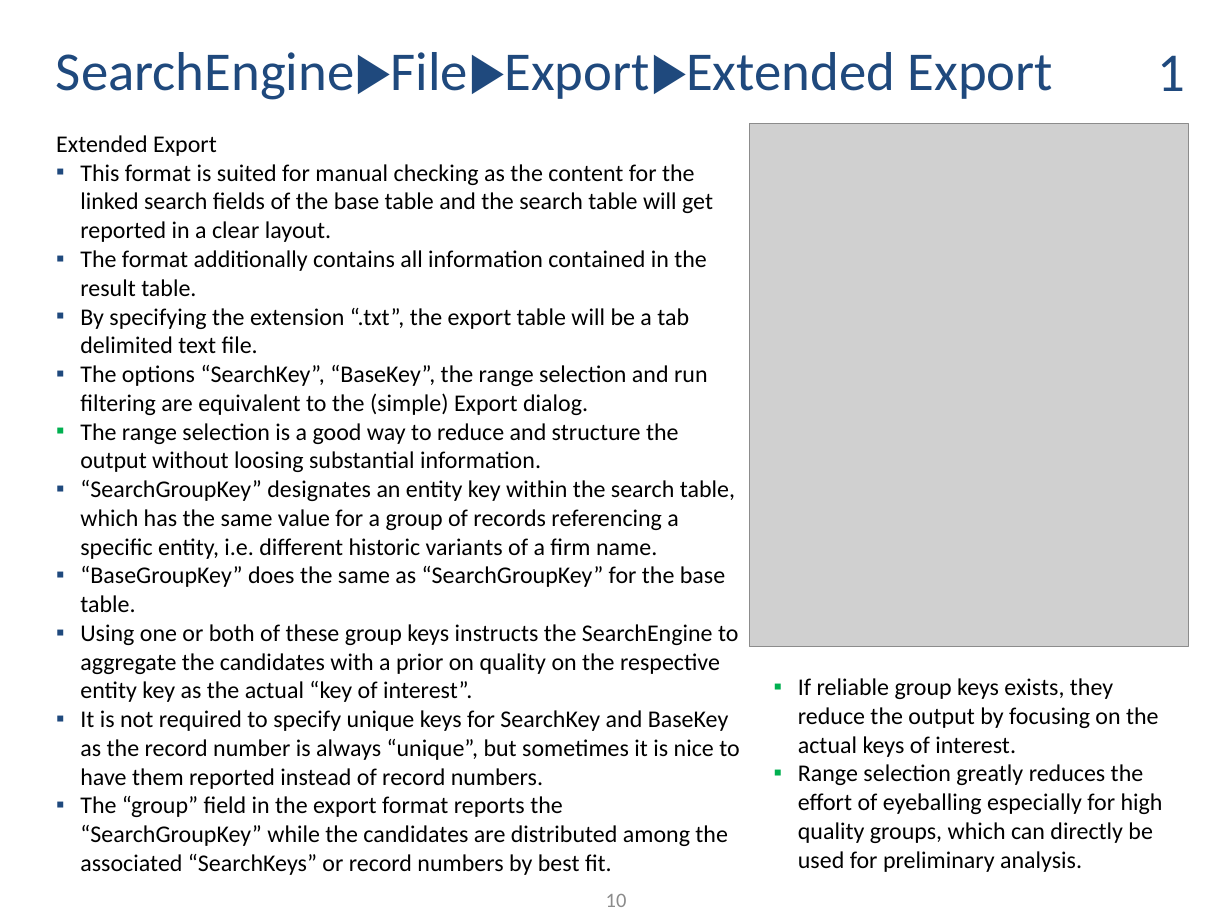
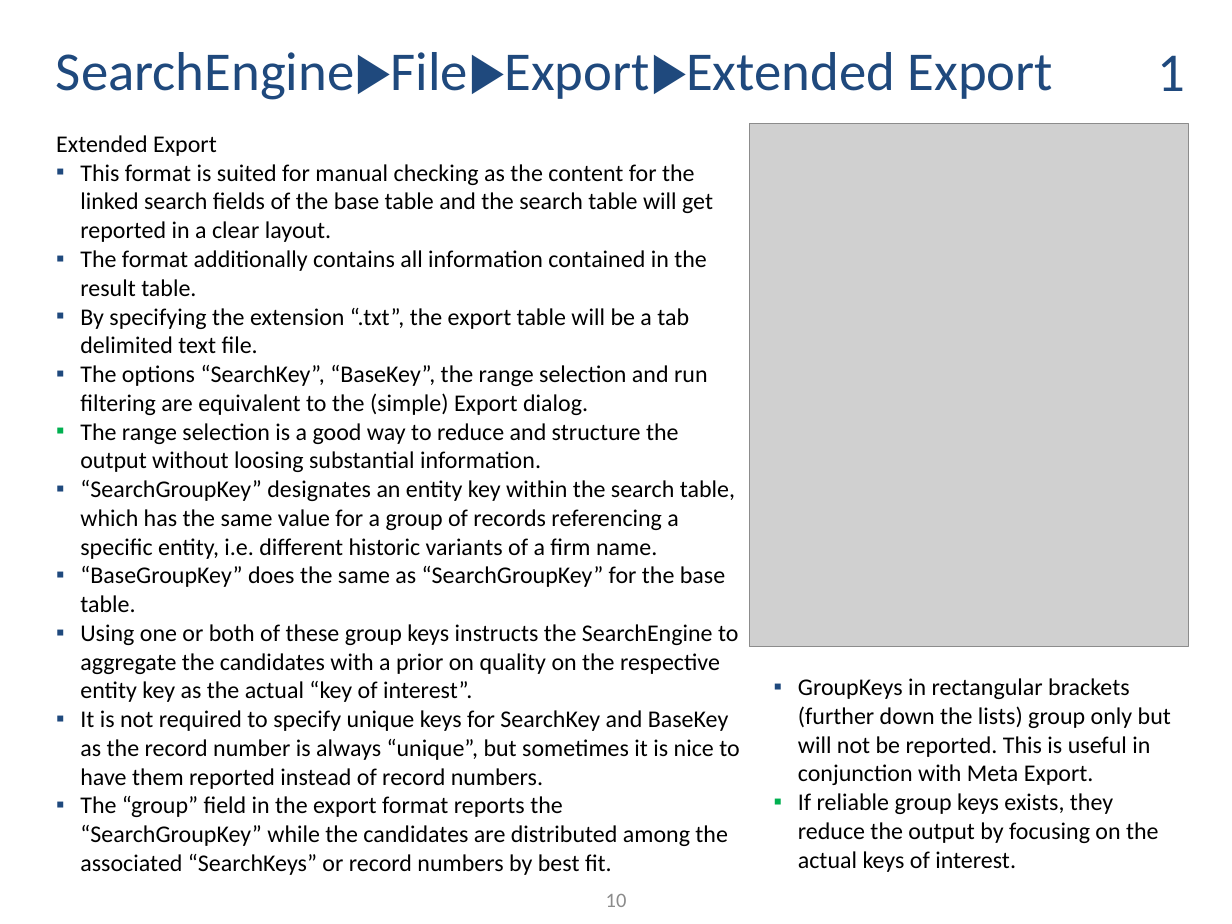
Before and after one commit to ThorstenDoherr/searchengine, a slide deck: slide 10 of doc/Manual.pptx. Drawn at 1232x924 pixels with LibreOffice and Linux fonts; fonts in the diff are those of the drawing; grey boxes stand for pictures. Boxes give left, top, right and bottom in pixels: in the first picture for what was removed or moved away, otherwise in the second. Text is boxed around its words. In the diff, an @@ line names an element or a change of style, - is before the commit and + after.

```diff
--- a/doc/Manual.pptx
+++ b/doc/Manual.pptx
@@ text at [798,678,1171,785]: paragraph added @@
+  ▪ GroupKeys in rectangular brackets (further down the lists) group only but will not be reported. This is useful in conjunction with Meta Export.
@@ text at [798,764,1163,872]: paragraph removed @@
-  ▪ Range selection greatly reduces the effort of eyeballing especially for high quality groups, which can directly be used for preliminary analysis.
```
Also in this commit, not shown: 5 other slides changed, 1 other file.
